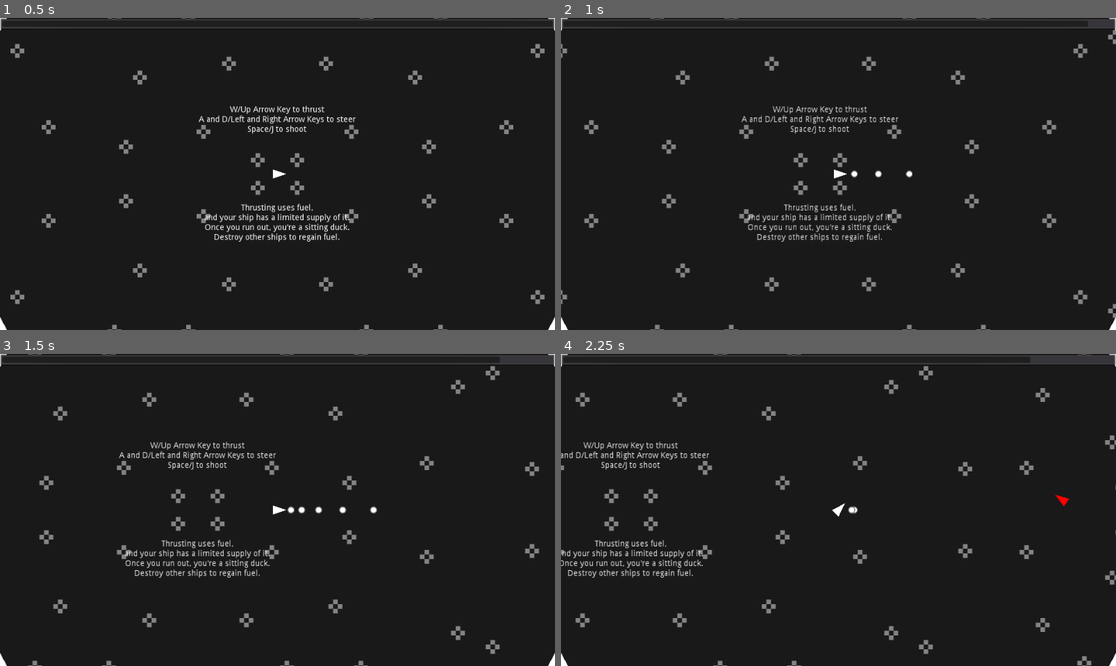
Above: before the commit, frames 1-4 (two rows, left to right).
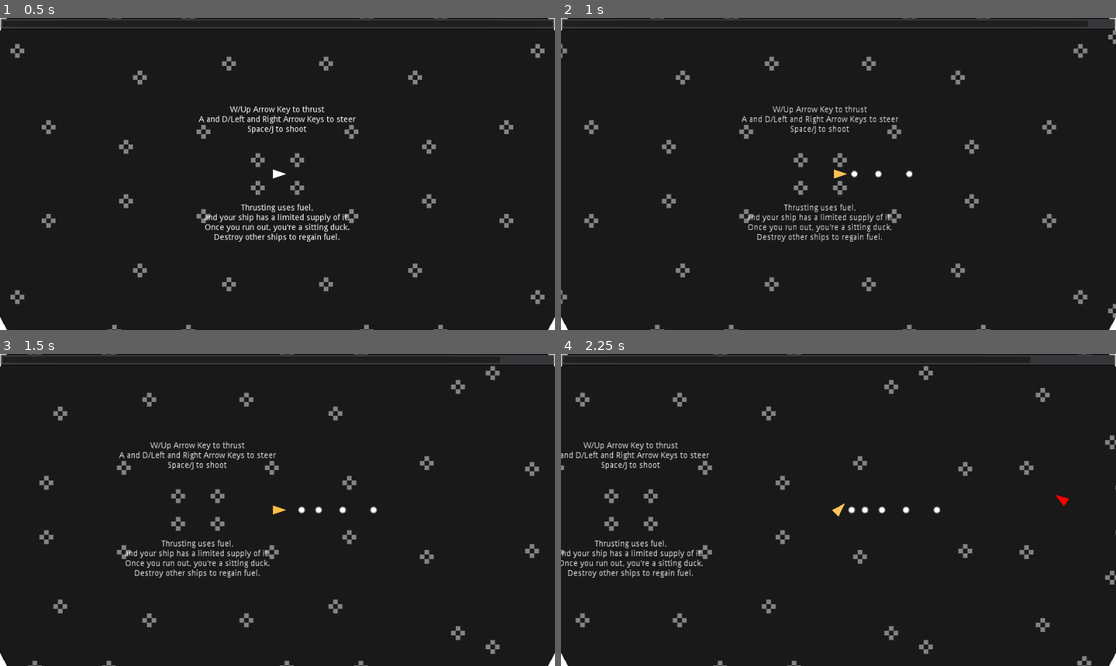
Above: after the commit, the same moments.

Repository: ZeeHatcher/spaced-out
Game: Godot game, scene res://scenes/main/main.tscn
Same seed, same stepped clock (60 frames per second), same inputs: the game is played once before the commit and once after it.
Inputs:
- Up to frame 1 (0.5 s): no input
- Up to frame 2 (1 s): tap Enter at 0.5 s; hold Up (up) from 0.53 s (still down); hold Space (action) from 0.53 s (still down)
- Up to frame 3 (1.5 s): keep holding Up (up); release Space (action) at 1.28 s; tap Space (action) at 1.35 s
- Up to frame 4 (2.25 s): release Up (up) at 2.03 s; hold Left (left) from 2.03 s (still down); hold Space (action) from 2.03 s (still down)

Frame 1 is identical in both runs. In frame 2, less than 0.1% of the frame differs, in the area x 49-52%, y 48-52%; in frame 3, less than 0.1%; in frame 4, 0.2%, in the area x 48-69%, y 47-53%.

Commit message:
send help

Diff:
--- a/entities/projectile/projectile.gd
+++ b/entities/projectile/projectile.gd
@@ -3,7 +3,7 @@
 
 
 export(int) var speed := 300
-export(float) var lifetime := 1.0
+export(float) var lifetime := 2.0
 
 
 func _ready():
--- /dev/null
+++ b/entities/ship/player.gd
@@ -0,0 +1,5 @@
+extends Ship
+
+
+func _process(delta):
+	$Polygon2D.modulate = Color.white.linear_interpolate(Color.orange, $Turret.heat/100)
--- a/entities/ship/player.tscn
+++ b/entities/ship/player.tscn
@@ -1,6 +1,6 @@
 [gd_scene load_steps=9 format=2]
 
-[ext_resource path="res://entities/ship/ship.gd" type="Script" id=1]
+[ext_resource path="res://entities/ship/player.gd" type="Script" id=1]
 [ext_resource path="res://controllers/player_controller.gd" type="Script" id=2]
 [ext_resource path="res://entities/turret/turret.gd" type="Script" id=3]
 [ext_resource path="res://entities/projectile/player_projectile.tscn" type="PackedScene" id=4]
@@ -13,6 +13,7 @@
 collision_mask = 0
 script = ExtResource( 1 )
 rotation_speed = 4.0
+fuel_consumption_rate = 10.0
 controller = NodePath("PlayerController")
 health = NodePath("RegenHealth")
 
@@ -26,6 +27,8 @@
 position = Vector2( 24, 0 )
 script = ExtResource( 3 )
 ProjectileScene = ExtResource( 4 )
+heat_cooldown_rate = 50.0
+heat_gain_rate = 30.0
 shoot_cooldown_duration = 0.2
 
 [node name="ShootAudio" type="AudioStreamPlayer2D" parent="Turret"]
--- a/health/regen_health.gd
+++ b/health/regen_health.gd
@@ -4,7 +4,7 @@
 
 signal depleted
 
-export(float) var health_regen_rate = 20.0
+export(float) var health_regen_rate = 40.0
 
 var _health = 100.0
 
@@ -14,7 +14,7 @@
 
 
 func hurt():
-	_health = max(0.0, _health - 20.0)
+	_health = max(0.0, _health - 50.0)
 
 	if _health <= 0.0:
 		emit_signal("depleted")
--- a/misc/spawner/spawner.gd
+++ b/misc/spawner/spawner.gd
@@ -52,7 +52,7 @@
 
 
 func _scale_up():
-	spawn_count += 2
+	spawn_count += 1
 
 
 func _on_SpawnTimer_timeout():
--- a/scenes/main/main.tscn
+++ b/scenes/main/main.tscn
@@ -55,12 +55,10 @@
 
 [node name="Spawner" type="Node" parent="."]
 script = ExtResource( 4 )
-spawn_cooldown_duration = 5.0
 spawn_range = 500.0
 despawn_range = 1000.0
 
 [node name="Player" parent="." instance=ExtResource( 1 )]
-fuel_consumption_rate = 10.0
 
 [node name="RemoteTransform2D" type="RemoteTransform2D" parent="Player"]
 remote_path = NodePath("../../Camera2D")
